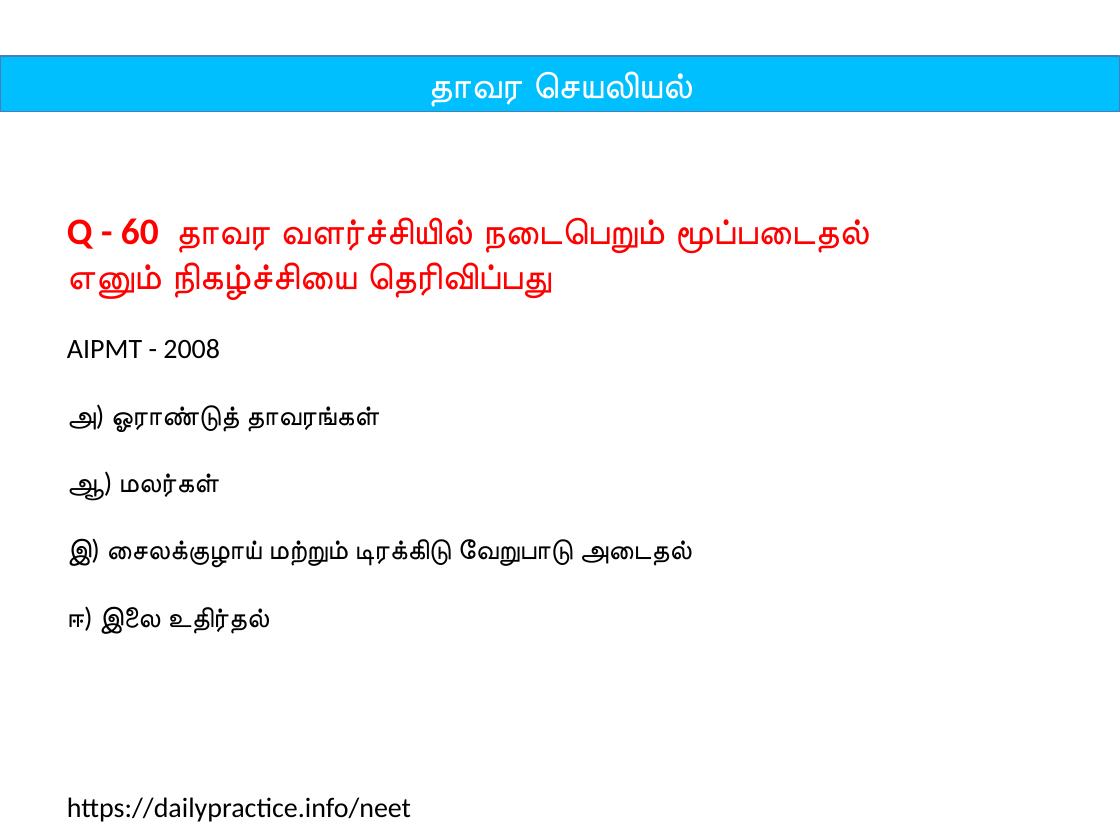
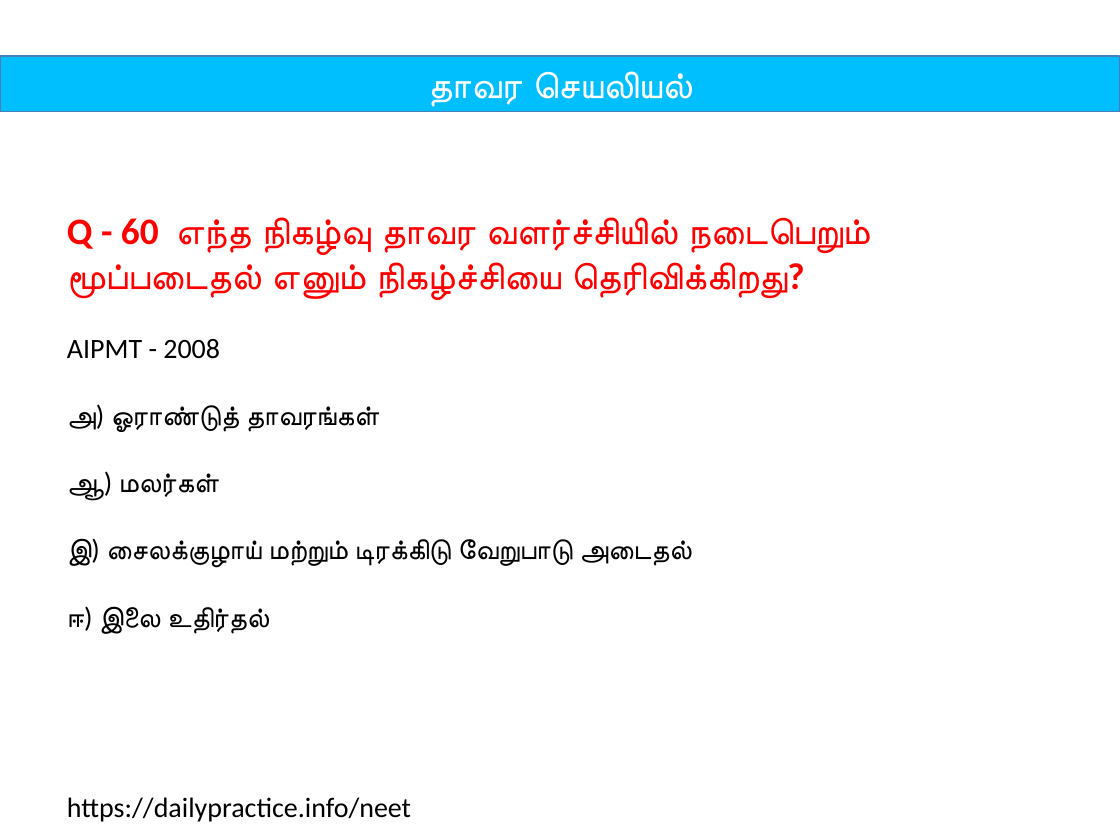
Before and after one commit to tvmani/tvmani.github.io, a slide deck: slide 120 of tamil_biology/unit_05_plant_physiology.pptx. Drawn at 1120x840 pixels with LibreOffice and Linux fonts; fonts in the diff are those of the drawing. Boxes give left, top, right and bottom in pixels: in the first picture for what was removed or moved away, otherwise in the second. Text is boxed around its words. In the diff, an @@ line names an element or a change of style, - is before the commit and + after.

```diff
--- a/tamil_biology/unit_05_plant_physiology.pptx
+++ b/tamil_biology/unit_05_plant_physiology.pptx
@@ text at (x1=67, y1=217, x2=866, y2=300): text changed @@
-Q - 60 தாவர வளர்ச்சியில் நடைபெறும் மூப்படைதல் எனும் நிகழ்ச்சியை தெரிவிப்பது
+Q - 60 எந்த நிகழ்வு தாவர வளர்ச்சியில் நடைபெறும் மூப்படைதல் எனும் நிகழ்ச்சியை தெரிவிக்கிறது?
```
Also in this commit, not shown: 39 other slides changed, 2 other files.
